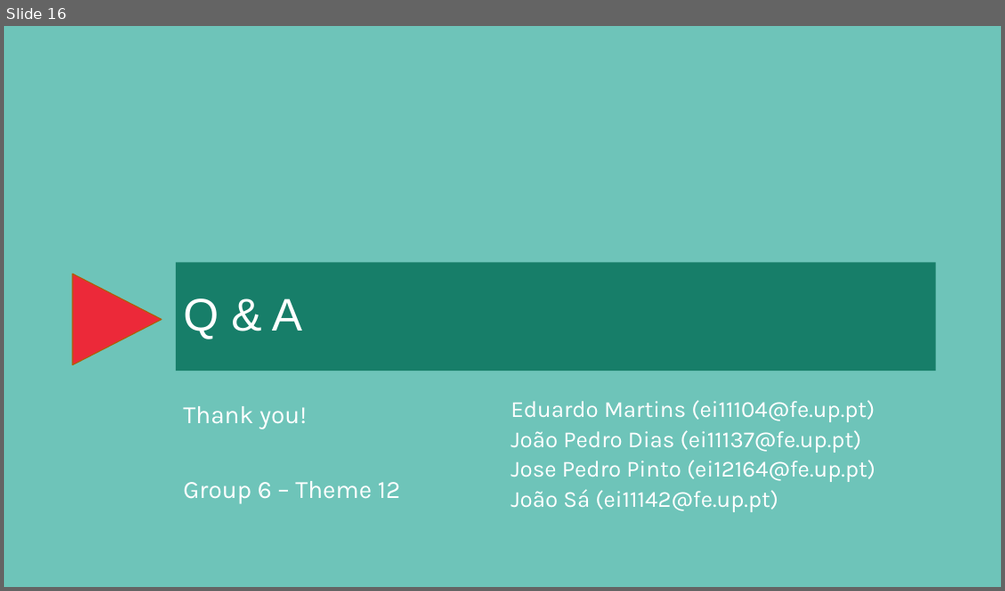
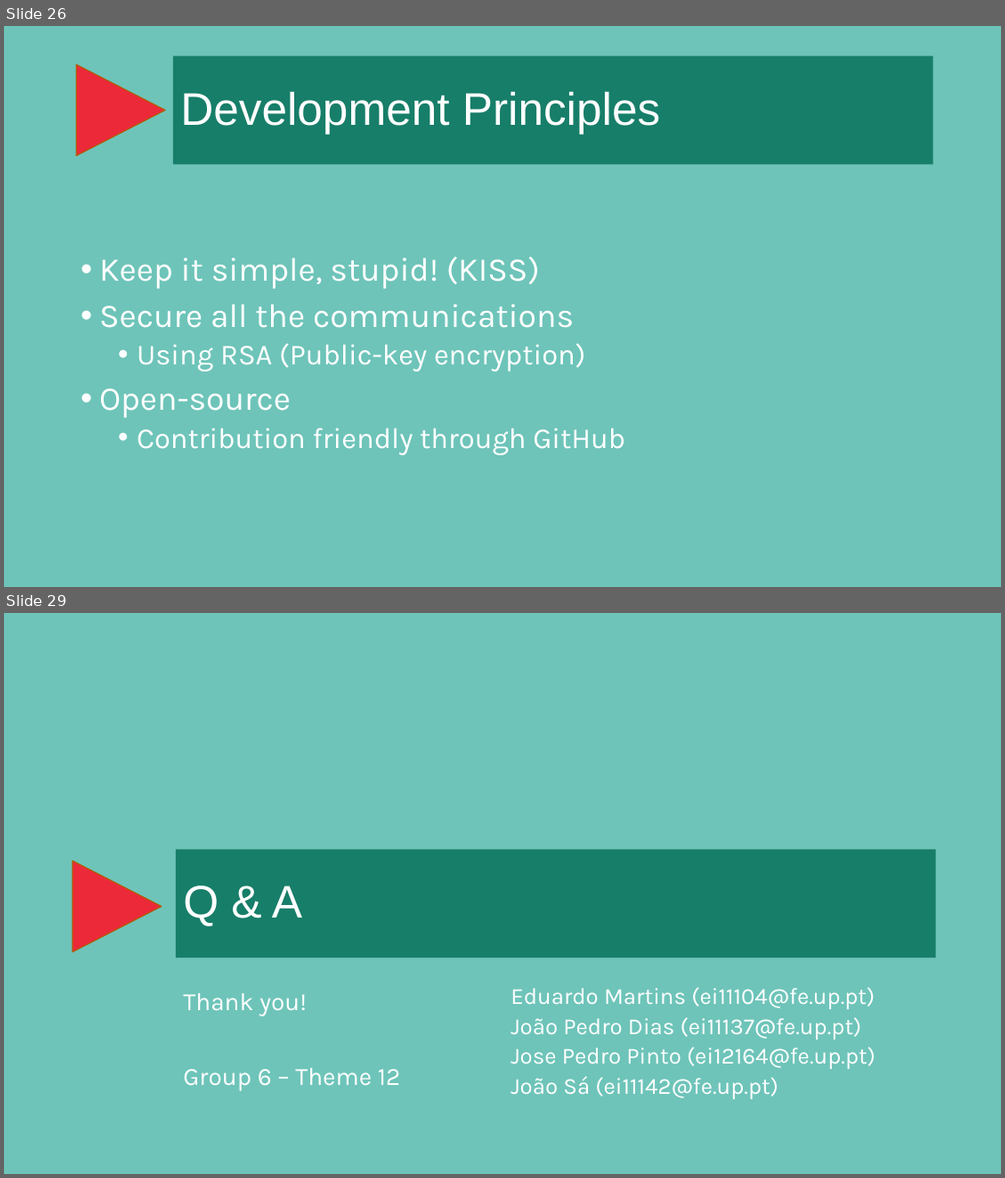
Before and after one commit to jpdias/botnet-lab, a slide deck: report/A hands-on approach on botnets.pptx. Shown one above the other, each under a label of ours: slide 16 before the commit, slides 26 and 29 after it; the slides between them are not shown. The pictures are 1005x591 and 1005x1178 pixels, drawn with LibreOffice and Linux fonts; fonts in the diff are those of the drawing; background and template pictures are left out. Boxes give left, top, right and bottom in pixels: in the first picture for what was removed or moved away, otherwise in the second. Text is boxed around its words. In the diff, an @@ line names an element or a change of style, - is before the commit and + after.

```diff
--- a/report/A hands-on approach on botnets.pptx
+++ b/report/A hands-on approach on botnets.pptx
@@ slide 26 added at [4, 26, 1001, 587], background #6EC4B9 @@
@@ triangle added at [76, 64, 165, 156], fill #EC2939, outline #B25E07 1 pt @@
@@ title added at [173, 56, 933, 164], fill #177E69, 44 pt, text #FFFFFF @@
+Development Principles
@@ text added at [99, 257, 625, 455], 32 pt, text #FFFFFF @@
+• Keep it simple, stupid! (KISS)
+• Secure all the communications
+  • Using RSA (Public-key encryption)
+• Open-source
+  • Contribution friendly through GitHub
@@ what was slide 16 is now slide 29 @@
```
Also in this commit, not shown: 2 slides changed, 14 other slides added, 2 slides removed.
